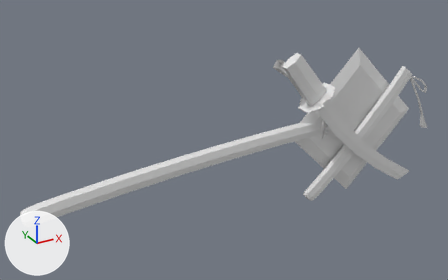
What one commit did to the OBJ model src/main/resources/assets/slashbladeresh_slashblad/model/named/frost/frost.obj.
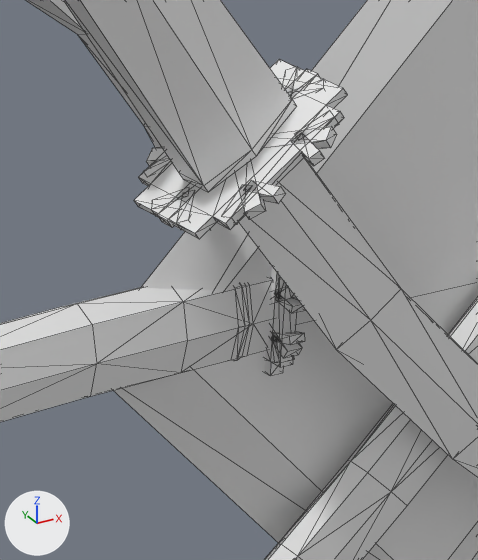
Old and new are each drawn whole from a camera (50 mm lens) standing at (-361.9, -411.3, 216.0) and looking at (-132.3, 6.1, 7.3) and again close up on the part from 61% to 80% of the width and 26% to 61% of the height. Every picture has the same lights, and +X, +Y and +Z are marked at lower left. The last two pictures show the newer version. The close-ups show mesh edges as thin lines. Where no turn or scale is listed for an object, it has been applied to the vertices. Vertices at exactly the same position are counted once.

The scene before the commit, as lines of its bpy script (objects in view):
```python
me_frost = bpy.data.meshes.new('frost')
me_frost.from_pydata(...)  # 834 vertices, 1410 faces; spans x -303.0..91.0, y -30.0..10.0, z -71.0..79.0
ob_frost = bpy.data.objects.new('frost', me_frost)
ob_frost.location = (0.0, 0.0, 0.0)
```
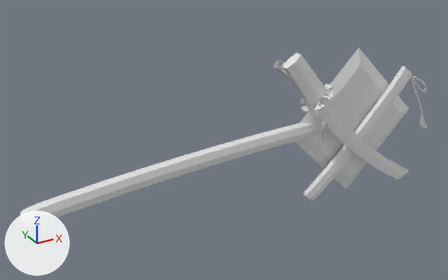
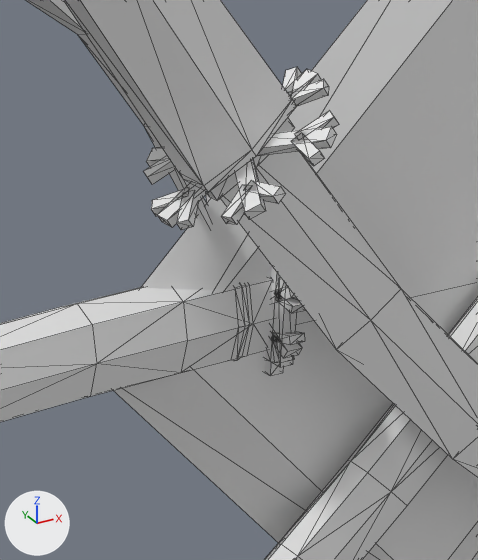
Changed parts and their boxes [x1, y1, x2, y2] in the close-ups (478 x 560 px):
part 1 of me_frost, deleted
    before: [134, 59, 347, 239]

The change, as a diff of the scene's bpy script:
```diff
--- a/src/main/resources/assets/slashbladeresh_slashblad/model/named/frost/frost.obj.py
+++ b/src/main/resources/assets/slashbladeresh_slashblad/model/named/frost/frost.obj.py
@@ me_frost @@
 # used by ob_frost; location = (0.0, 0.0, 0.0)
-me_frost.from_pydata(...)  # 834 vertices, 1410 faces; spans x -303.0..91.0, y -30.0..10.0, z -71.0..79.0
+me_frost.from_pydata(...)  # 817 vertices, 1372 faces; spans x -303.0..91.0, y -30.0..10.0, z -71.0..79.0
+# me_frost part 1: the loose piece of 24 vertices spanning x -68.0..-41.0, y -27.0..-4.0, z 28.0..48.0 is deleted
+# other edits to the shape of me_frost do not show in these pictures
```
